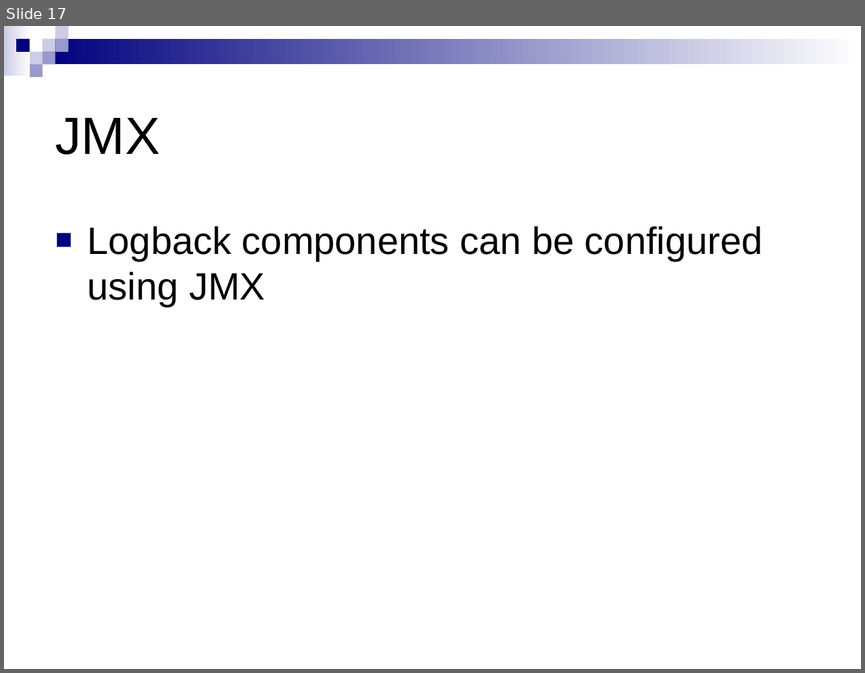
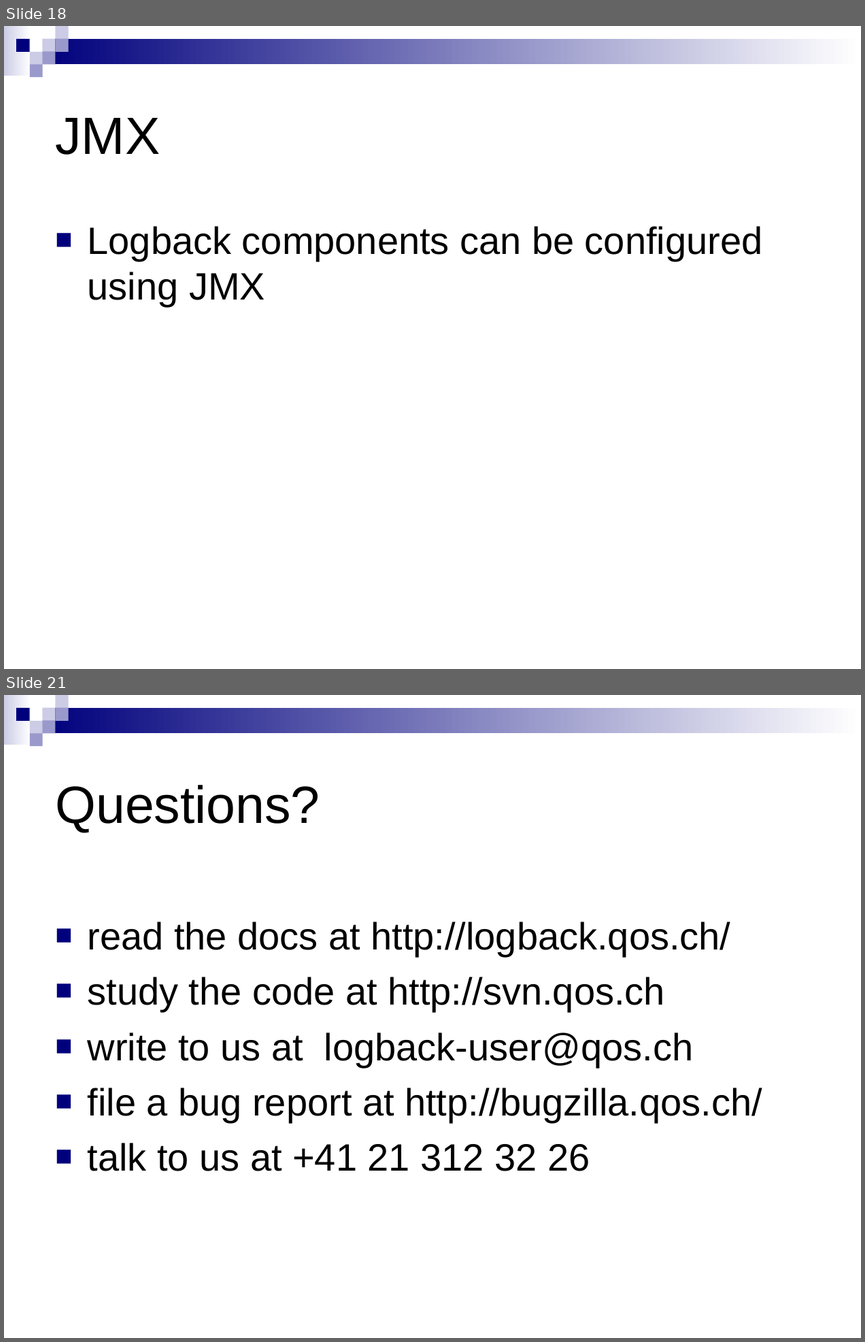
Before and after one commit to qos-ch/logback, a slide deck: logback-site/src/site/resources/10reasons.ppt. Shown one above the other, each under a label of ours: slide 17 before the commit, slides 18 and 21 after it; the slides between them are not shown. The pictures are 865x673 and 865x1342 pixels, drawn with LibreOffice and Linux fonts; fonts in the diff are those of the drawing; background and template pictures are left out. Boxes give left, top, right and bottom in pixels: in the first picture for what was removed or moved away, otherwise in the second. Text is boxed around its words. In the diff, an @@ line names an element or a change of style, - is before the commit and + after.

```diff
--- a/logback-site/src/site/resources/10reasons.ppt
+++ b/logback-site/src/site/resources/10reasons.ppt
@@ slide 21 added at (4, 695, 861, 1338), background #FFFFFF; not listed: 9 template elements that a slide beside it also shows @@
@@ title added at (55, 785, 320, 833), 44 pt, text #000000 @@
+Questions?
@@ text added at (88, 921, 762, 1171), 32 pt, text #000000 @@
+■ read the docs at http://logback.qos.ch/
+■ study the code at http://svn.qos.ch
+■ write to us at logback-user@qos.ch
+■ file a bug report at http://bugzilla.qos.ch/
+■ talk to us at +41 21 312 32 26
@@ what was slide 17 is now slide 18 @@
```
Also in this commit, not shown: 13 slides changed, 3 other slides added, 1 slide removed, 2 other files.
